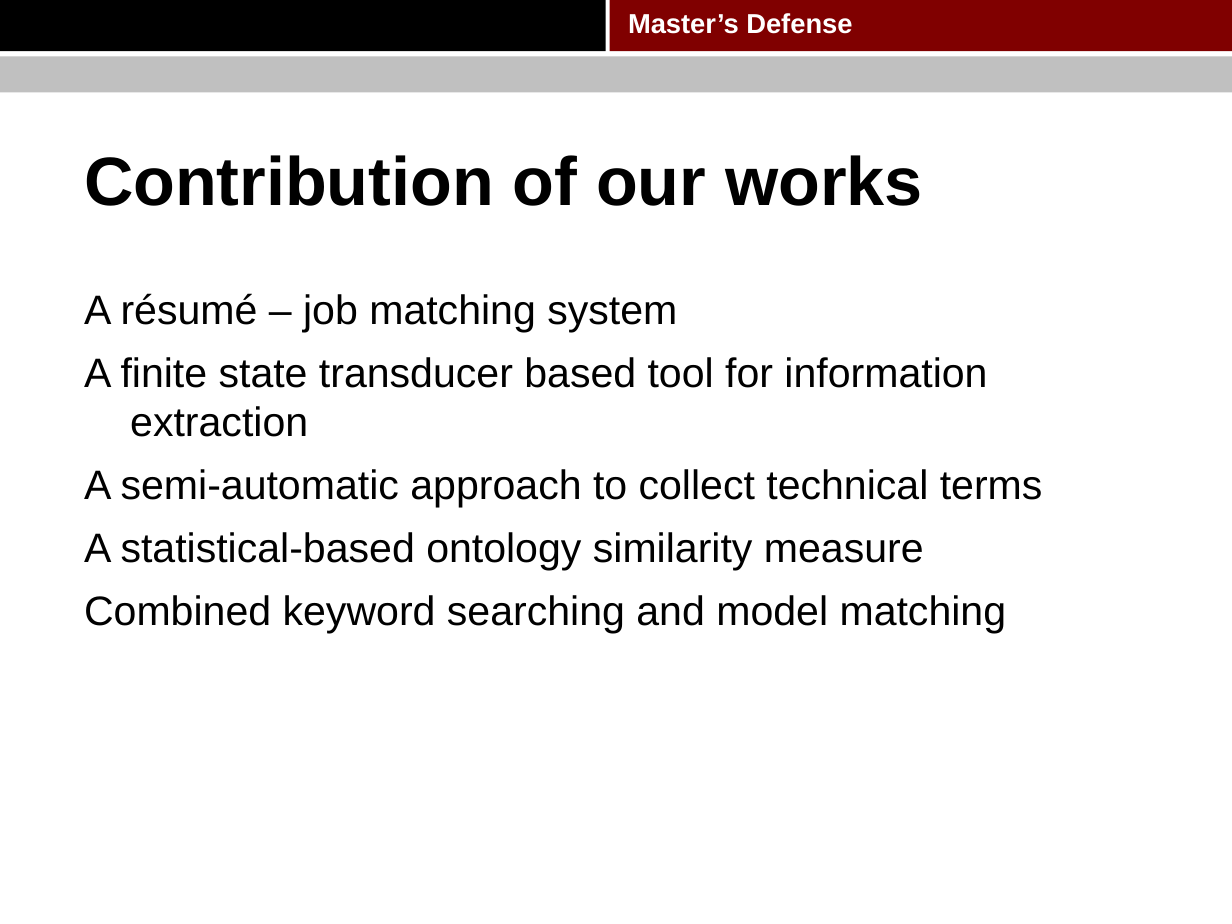
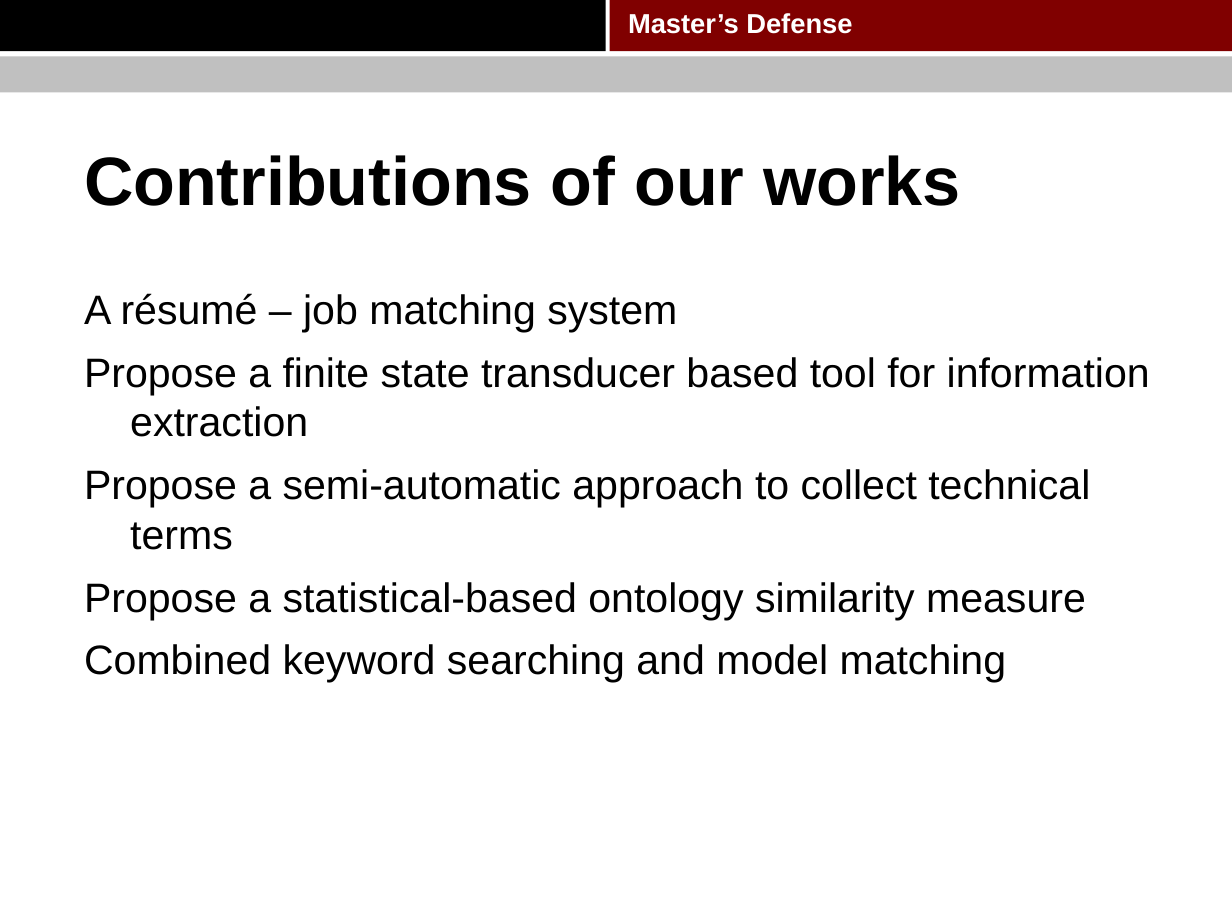
Before and after one commit to pkushiqiang/thesis, a slide deck: slide 7 of media/Master's thesis.pptx. Drawn at 1232x924 pixels with LibreOffice and Linux fonts; fonts in the diff are those of the drawing; background and template pictures are left out. Boxes give left, top, right and bottom in pixels: in the first picture for what was removed or moved away, otherwise in the second. Text is boxed around its words. In the diff, an @@ line names an element or a change of style, - is before the commit and + after.

Commit message:
update

```diff
--- a/media/Master's thesis.pptx
+++ b/media/Master's thesis.pptx
@@ title at (84, 155, 961, 206): text changed @@
-Contribution of our works
+Contributions of our works
@@ text at (84, 357, 1150, 620): text changed @@
-A finite state transducer based tool for information extraction
-A semi-automatic approach to collect technical terms
-A statistical-based ontology similarity measure
+Propose a finite state transducer based tool for information extraction
+Propose a semi-automatic approach to collect technical terms
+Propose a statistical-based ontology similarity measure
```
Also in this commit, not shown: 38 other slides changed, 6 slides added, 2 slides removed.
